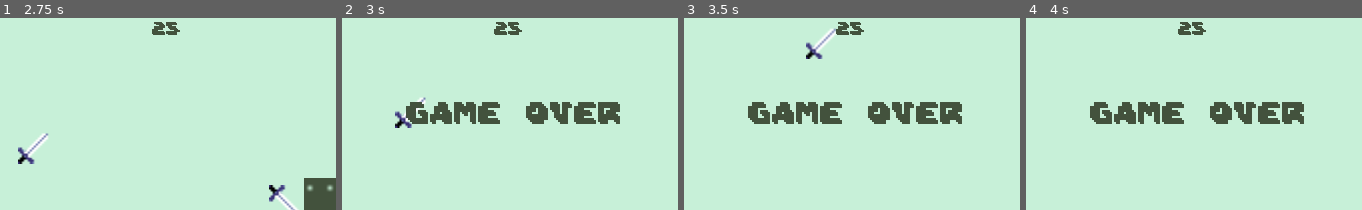
Above: before the commit, frames 1-4 (left to right).
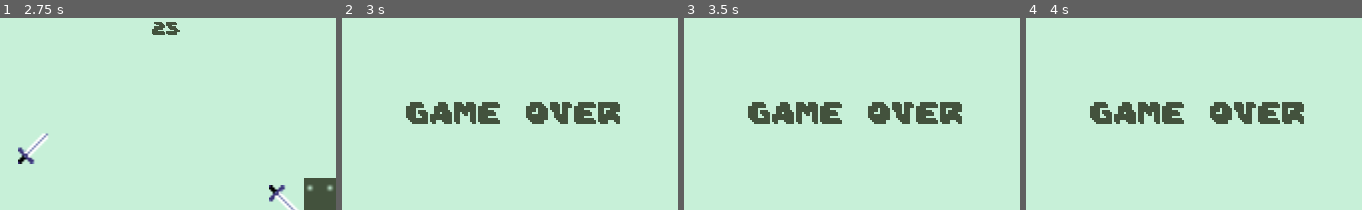
Above: after the commit, the same moments.

Repository: mstuttgart/hostile-terraqueo
Game: Godot game, scene res://Game.tscn
Same seed, same stepped clock (60 frames per second), same inputs: the game is played once before the commit and once after it.
Inputs:
- Up to frame 1 (2.75 s): hold Right (ui_right) 0.53-1.28 s; hold Down (ui_down) 1.28-2.03 s; hold Right (ui_right) from 2.03 s (still down)
- Up to frame 2 (3 s): release Right (ui_right) at 2.78 s; hold Up (ui_up) from 2.78 s (still down)
- Up to frame 3 (3.5 s): keep holding Up (ui_up)
- Up to frame 4 (4 s): release Up (ui_up) at 3.53 s; hold Left (ui_left) from 3.53 s (still down)

Frame 1 is identical in both runs. In frame 2, 0.7% of the frame differs, in the area x 15-54%, y 2-58%; in frame 3, 0.9%, in the area x 36-54%, y 2-22%; in frame 4, 0.4%.

Commit message:
Rename scene to 'GameOverScreen'

Diff:
--- a/HostileTerraqueo/Game.gd
+++ b/HostileTerraqueo/Game.gd
@@ -4,7 +4,7 @@
     preload("res://JunkSword.tscn"),
 ]
 
-var game_over_canvas = preload("res://GameOverCanvas.tscn")
+var game_over_screen = preload("res://GameOverScreen.tscn")
 
 # Called when the node enters the scene tree for the first time.
 func _ready():
@@ -53,4 +53,4 @@
     $Player.queue_free()
 
     # Instance GameOver message
-    add_child(game_over_canvas.instance())
+    add_child(game_over_screen.instance())
--- a/HostileTerraqueo/GameOverCanvas.tscn
+++ b/HostileTerraqueo/GameOverScreen.tscn
@@ -6,7 +6,15 @@
 outline_color = Color( 0.262745, 0.321569, 0.239216, 1 )
 font_data = ExtResource( 1 )
 
-[node name="GameOverCanvas" type="CanvasLayer"]
+[node name="GameOverScreen" type="CanvasLayer"]
+
+[node name="ColorRect" type="ColorRect" parent="."]
+anchor_right = 1.0
+anchor_bottom = 1.0
+color = Color( 0.780392, 0.941176, 0.847059, 1 )
+__meta__ = {
+"_edit_use_anchors_": false
+}
 
 [node name="GameOverLabel" type="Label" parent="."]
 margin_left = 16.2204
